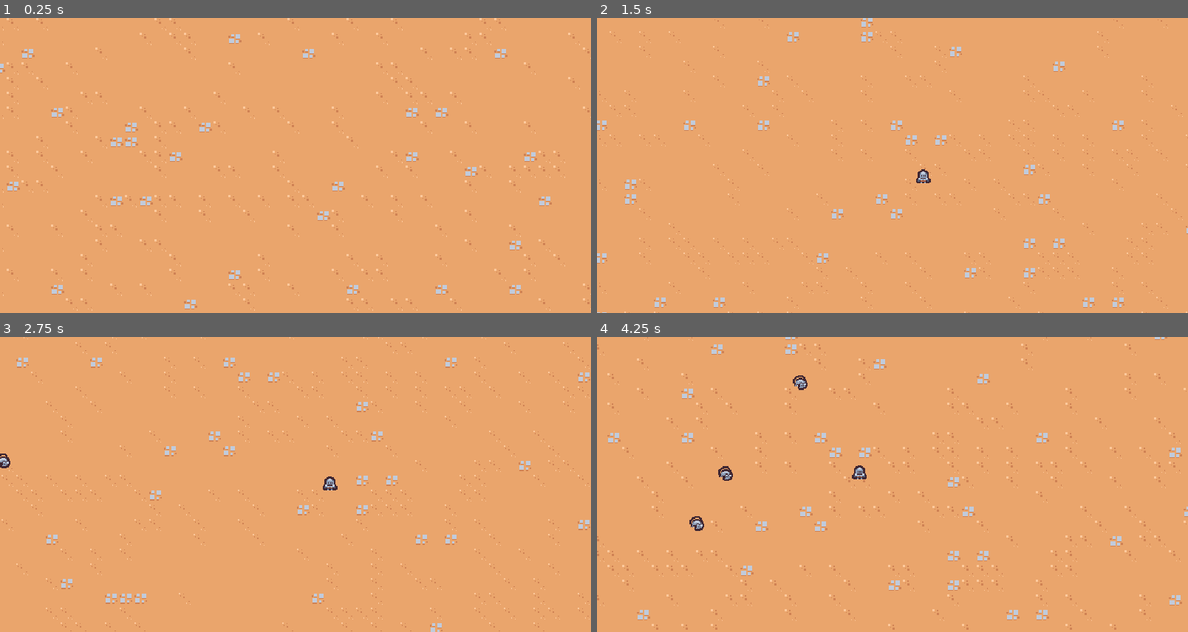
Above: before the commit, frames 1-4 (two rows, left to right).
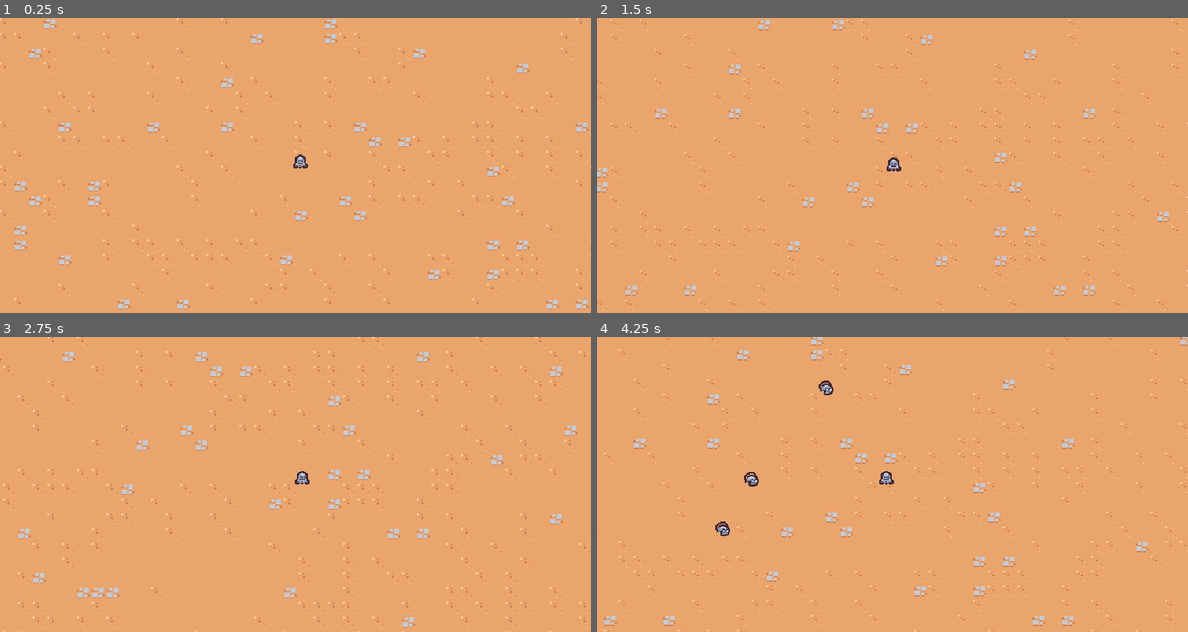
Above: after the commit, the same moments.

Repository: ysle0/udemy-2d-survivor
Game: Godot game, scene res://scenes/main/main.tscn
Two runs of this game, one before a commit and one after it. Both use one fixed random seed, a clock stepped at 60 frames per second and the inputs below.
Inputs:
- Up to frame 1 (0.25 s): no input
- Up to frame 2 (1.5 s): hold D (move_right) 0.53-1.28 s; hold S (move_down) from 1.28 s (still down)
- Up to frame 3 (2.75 s): release S (move_down) at 2.03 s; hold D (move_right) from 2.03 s (still down)
- Up to frame 4 (4.25 s): release D (move_right) at 2.78 s; hold W (move_up) 2.78-3.53 s; hold A (move_left) from 3.53 s (still down)

The runs differ from the first frame. In frame 1, 5.4% of the frame differs, in the area x 0-100%, y 0-100%; in frame 2, 4.2%; in frame 3, 4.9%; in frame 4, 5.5%.

Commit message:
add: camera arrives faster

Diff:
--- a/scenes/game_camera/game_camera.gd
+++ b/scenes/game_camera/game_camera.gd
@@ -12,7 +12,7 @@
 
 func _process(delta: float):
 	acquire_target()
-	global_position = global_position.lerp(target_position, 1.0 - exp(-delta * 3))
+	global_position = global_position.lerp(target_position, 1.0 - exp(-delta * 20))
 
 
 func acquire_target():
